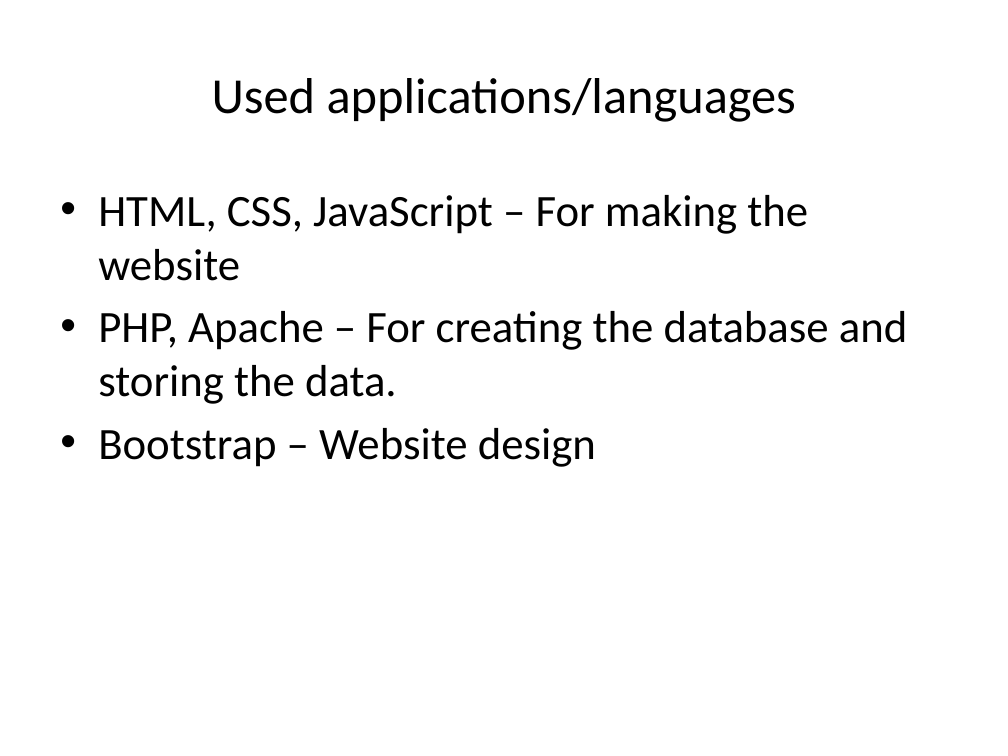
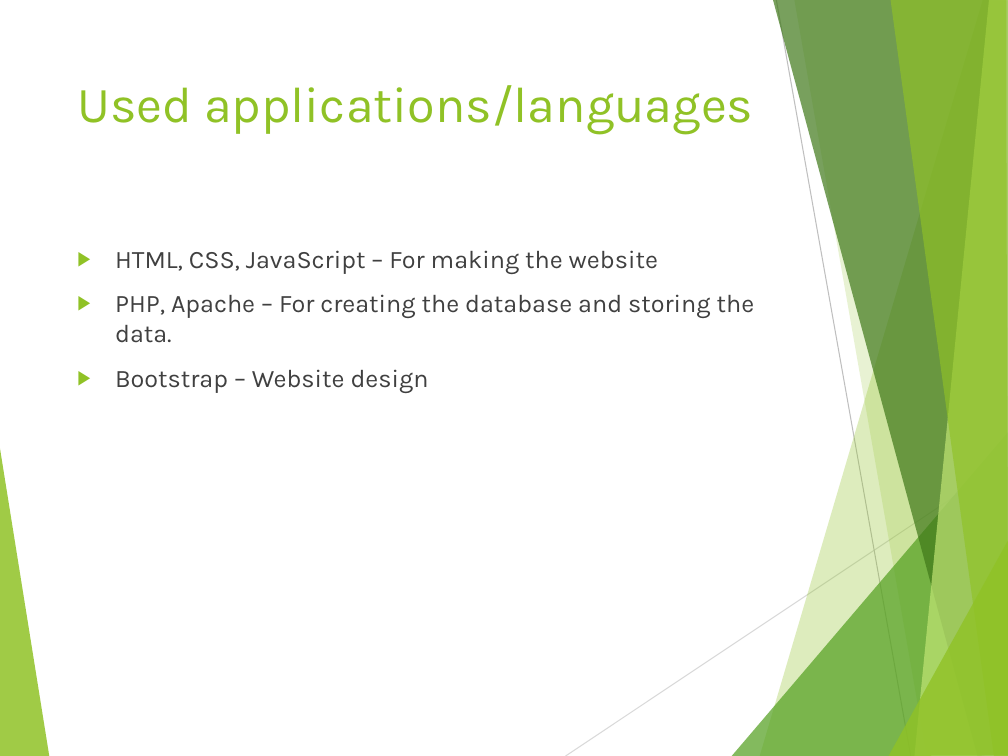
Before and after one commit to Gabi4555/Vizsga_Project, a slide deck: slide 8 of Szoftverfejlesztő- és tesztelő vizsgaremek angol.pptx. Drawn at 1008x756 pixels with LibreOffice and Linux fonts; fonts in the diff are those of the drawing. Boxes give left, top, right and bottom in pixels: in the first picture for what was removed or moved away, otherwise in the second. Text is boxed around its words. In the diff, an @@ line names an element or a change of style, - is before the commit and + after.

Commit message:
slap on design

```diff
--- a/Szoftverfejlesztő- és tesztelő vizsgaremek angol.pptx
+++ b/Szoftverfejlesztő- és tesztelő vizsgaremek angol.pptx
@@ title "Used applications/languages": place and size @@
-title "Used applications/languages" at box(212, 78, 796, 122)
+title "Used applications/languages" at box(77, 85, 753, 135)
@@ title "Used applications/languages" at box(77, 85, 753, 135): font Calibri to Karla, text colour #000000 to #90C226; alignment centre to left; vertical alignment middle to top @@
@@ text "HTML, CSS, JavaScript – For ...": place and size @@
-text "HTML, CSS, JavaScript – For ..." at box(98, 195, 908, 467)
+text "HTML, CSS, JavaScript – For ..." at box(115, 250, 755, 393)
@@ text "HTML, CSS, JavaScript – For ..." at box(115, 250, 755, 393): size 32 to 18 pt, font Calibri to Karla, text colour #000000 to #404040; bullet • to ▶; more space between paragraphs @@
@@ group added at box(0, 0, 1008, 756): 8 freeform shapes, 2 lines @@
```
Also in this commit, not shown: 11 other slides changed, 1 other file.
